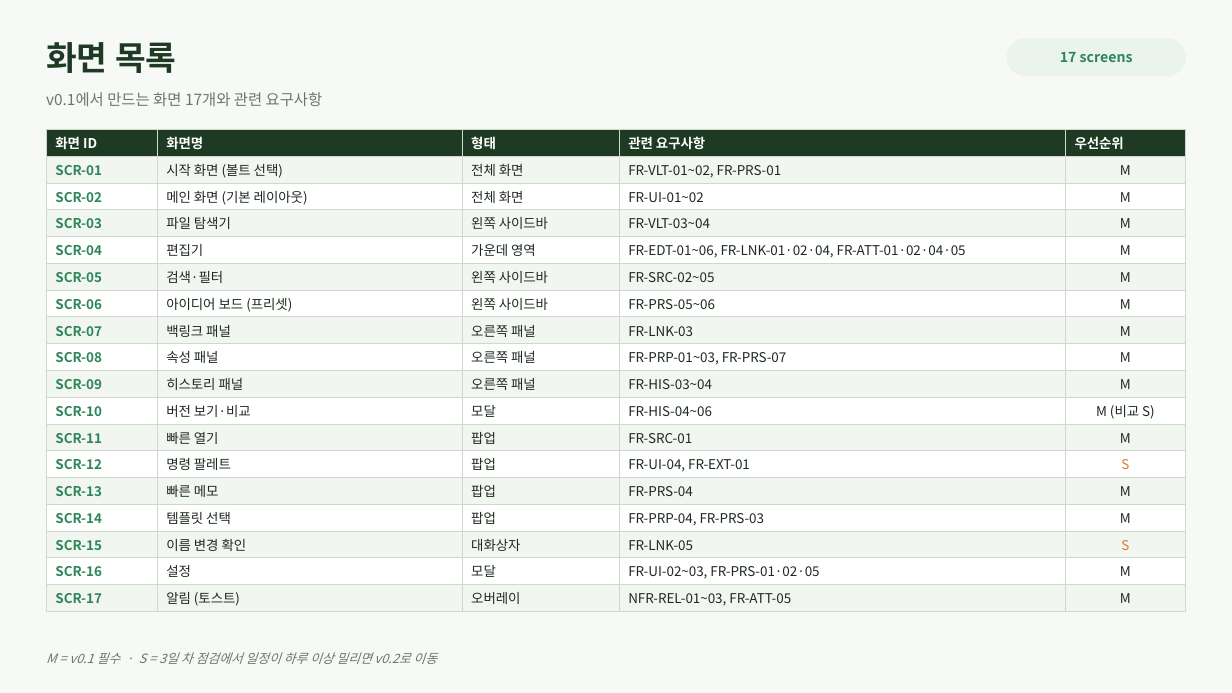
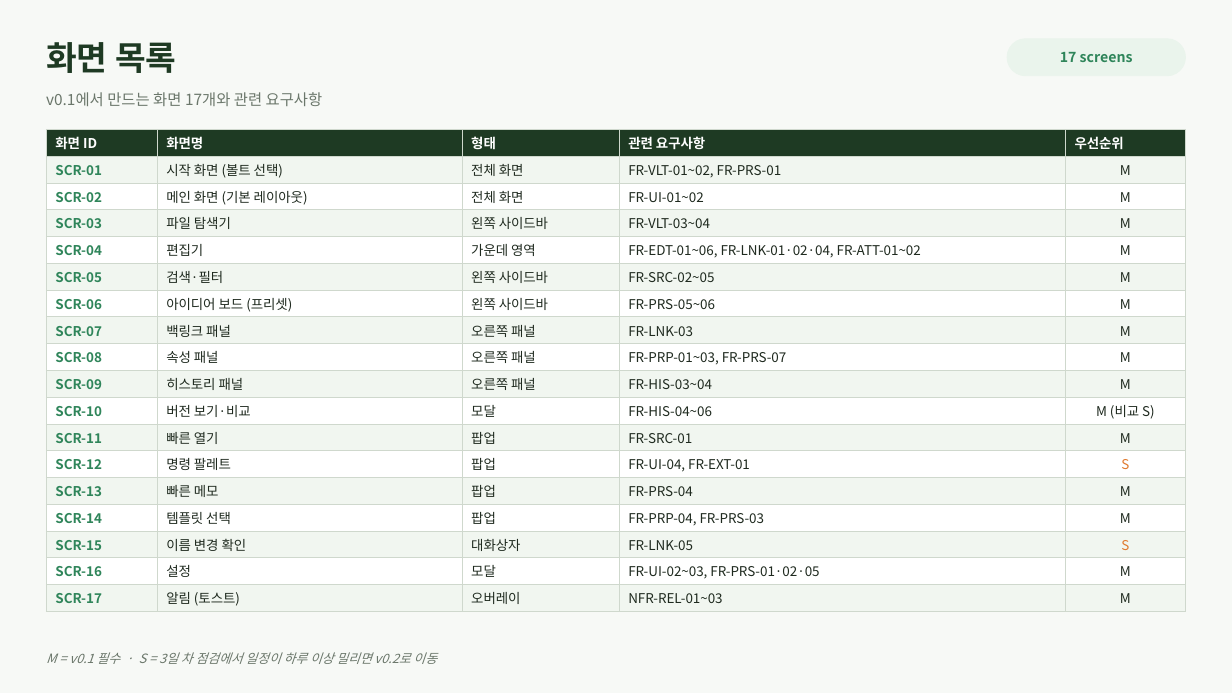
Before and after one commit to jinkyoin/notevine, a slide deck: slide 2 of docs/화면설계서.pptx. Drawn at 1232x693 pixels with LibreOffice and Linux fonts; fonts in the diff are those of the drawing. Boxes give left, top, right and bottom in pixels: in the first picture for what was removed or moved away, otherwise in the second. Text is boxed around its words. In the diff, an @@ line names an element or a change of style, - is before the commit and + after.

```diff
--- a/docs/화면설계서.pptx
+++ b/docs/화면설계서.pptx
@@ table at box(46, 129, 1186, 610) @@
-row 5, column 4: FR-EDT-01~06, FR-LNK-01·02·04, FR-ATT-01·02·04·05
+row 5, column 4: FR-EDT-01~06, FR-LNK-01·02·04, FR-ATT-01~02
-row 18, column 4: NFR-REL-01~03, FR-ATT-05
+row 18, column 4: NFR-REL-01~03
```
Also in this commit, not shown: 5 other slides changed, 24 other files.
